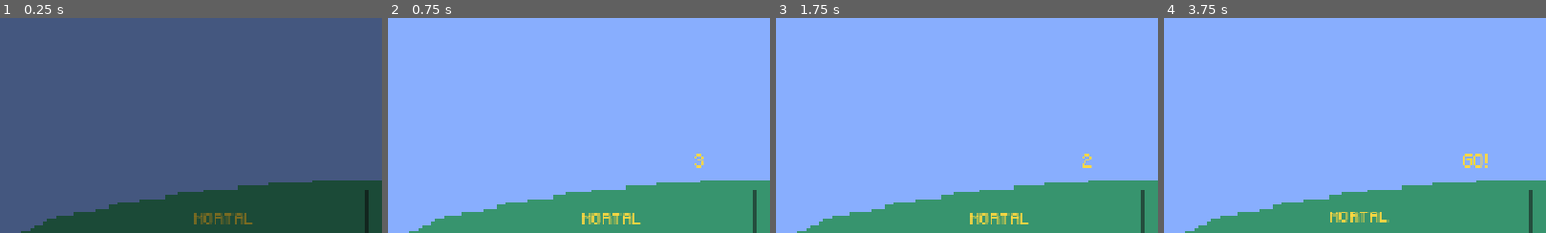
Above: before the commit, frames 1-4 (left to right).
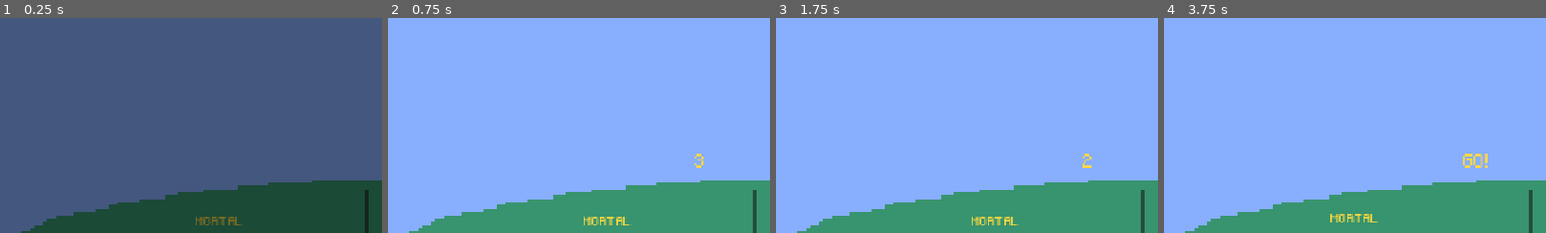
Above: after the commit, the same moments.

Repository: FraN-onLine/DOST2027
Game: Godot game, scene res://scenes/gods/apolaki/ApolakiArena.tscn
Same seed, same stepped clock (60 frames per second), same inputs: the game is played once before the commit and once after it. This scene is started directly instead of the project's main scene. The engine's default icon, where the game draws it, is replaced by a stand-in: a white triangle on a blue panel in a dark square.
Inputs (mouse positions are % of the whole screen's width and height, from its top left):
- Up to frame 1 (0.25 s): no input
- Up to frame 2 (0.75 s): tap Enter (ui_accept) at 0.5 s; move the mouse to (72, 45) at 0.52 s; press the mouse at (72, 45) at 0.53 s; hold D (move_right) from 0.53 s (still down)
- Up to frame 3 (1.75 s): tap Enter (ui_accept) at 0.77, 1.52 s; move the mouse to (30, 55) at 1.27 s; release D (move_right) at 1.28 s; release the mouse at (30, 55) at 1.28 s; hold S (move_down) from 1.28 s (still down); tap Space (advance_dialogue) at 1.35 s; click (30, 55) at 1.55 s
- Up to frame 4 (3.75 s): move the mouse to (60, 28) at 2.02 s; release S (move_down) at 2.03 s; press the mouse at (60, 28) at 2.03 s; hold D (move_right) 2.03-2.78 s; move the mouse to (45, 70) at 2.77 s; release the mouse at (45, 70) at 2.78 s; hold W (move_up) 2.78-3.53 s; tap Shift (dash) at 2.85 s; tap Enter (ui_accept) at 3.02 s; click (45, 70) at 3.05 s; move the mouse to (80, 65) at 3.52 s; hold A (move_left) from 3.53 s (still down); hold Right mouse button (defend) from 3.53 s (still down)
The pictures show only the part of the screen within x 9-59%, y 16-66%; the shares and areas given below are measured in that part.

The runs differ from the first frame. In frame 1, 0.5% of the frame differs, in the area x 50-67%, y 90-97%; in frame 2, 0.5%; in frame 3, 0.5%; in frame 4, 0.5%.

Commit message:
rrr

Diff:
--- a/dost-2027/UI/GodsArena/god_hud.gd
+++ b/dost-2027/UI/GodsArena/god_hud.gd
@@ -3,6 +3,8 @@
 # Arena HUD.
 # Top-left: the two stats - FAVOR and the GOD'S DUE voucher count - with the two
 # favor bars (E on the left, Q on the right) directly underneath them.
+# The two bars are TAPPABLE: a click on one fires the favor it holds, the same
+# as its key (skill_pressed carries that to the arena).
 # Also carries the trial clock, the event line, the banner and the end-of-trial
 # results panel, and a small note (top right) for the favors that keep something
 # of the mortal's somewhere else: Kabiyak's other half and Kamalig's granary.
@@ -10,12 +12,14 @@
 const COLOR_TIME_OK := Color(1, 1, 1, 1)
 const COLOR_TIME_LOW := Color(1, 0.4, 0.35, 1)
 
+signal skill_pressed(slot: int)   # one of the two favor bars was tapped
+
 @onready var god_label: Label = $StatsPanel/Margin/VBox/GodLabel
 @onready var game_label: Label = $StatsPanel/Margin/VBox/GameLabel
 @onready var favor_value: Label = $StatsPanel/Margin/VBox/StatsRow/FavorBox/FavorValue
 @onready var due_value: Label = $StatsPanel/Margin/VBox/StatsRow/DueBox/DueValue
-@onready var bar_e: PanelContainer = $StatsPanel/Margin/VBox/SkillRow/SkillBarE
-@onready var bar_q: PanelContainer = $StatsPanel/Margin/VBox/SkillRow/SkillBarQ
+@onready var bar_e: SkillBar = $StatsPanel/Margin/VBox/SkillRow/SkillBarE
+@onready var bar_q: SkillBar = $StatsPanel/Margin/VBox/SkillRow/SkillBarQ
 @onready var time_label: Label = $TrialPanel/Margin/VBox/TimeLabel
 @onready var trial_label: Label = $TrialPanel/Margin/VBox/TrialLabel
 @onready var event_label: Label = $EventLabel
@@ -35,9 +39,23 @@
 func _ready() -> void:
 	bar_e.setup("E")
 	bar_q.setup("Q")
+	bar_e.pressed.connect(_on_bar_pressed.bind(GodFavor.Slot.E))
+	bar_q.pressed.connect(_on_bar_pressed.bind(GodFavor.Slot.Q))
 	results_panel.visible = false
 	banner_label.visible = false
 	event_label.text = ""
+
+
+# A bar was tapped: the arena answers it exactly like its key would.
+func _on_bar_pressed(slot: int) -> void:
+	skill_pressed.emit(slot)
+
+
+# Was that click on one of the two favor bars? (The arena asks this before the
+# GUI ever sees the mouse - see Arena._input.)
+func hit_skill_bar(slot: int, point: Vector2) -> bool:
+	var bar: PanelContainer = bar_e if slot == GodFavor.Slot.E else bar_q
+	return bar != null and bar.handles(point)
 
 
 func bind(match_ref: GodMatch, god_ref: God) -> void:
@@ -120,7 +138,7 @@
 	favor_note.visible = not lines.is_empty()
 
 
-func _sync_bar(bar: PanelContainer, slot: int) -> void:
+func _sync_bar(bar: SkillBar, slot: int) -> void:
 	var favor := _match.skill_favor(slot)
 	if _bar_favor.get(bar, null) != favor:
 		_bar_favor[bar] = favor
--- a/dost-2027/UI/GodsArena/gods_due_menu.gd
+++ b/dost-2027/UI/GodsArena/gods_due_menu.gd
@@ -1,7 +1,8 @@
 extends Control
 
 # "God's Due" menu - press F in the arena to spend a voucher on one of the
-# hosting god's favors, then press 1 / 2 / 3 to pick which one.
+# hosting god's favors, then press 1 / 2 / 3 - or simply CLICK one of the rows -
+# to pick which one.
 # If a god intervenes between trials you get a free grant instead of a voucher.
 
 signal favor_chosen(favor: GodFavor, free_grants_left: int)
@@ -61,9 +62,9 @@
 	if mortal != null:
 		due = mortal.due
 	if _free_grants > 0:
-		due_label.text = "A GOD INTERVENES - ONE FAVOR IS FREE"
+		due_label.text = "A GOD INTERVENES - ONE FAVOR IS FREE  -  CLICK ONE (OR PRESS 1/2/3)"
 	else:
-		due_label.text = "GOD'S DUE VOUCHERS: %d" % due
+		due_label.text = "GOD'S DUE VOUCHERS: %d  -  CLICK ONE (OR PRESS 1/2/3)" % due
 
 	# Every opening rolls a fresh set. E/Q candidates stay eligible because
 	# selecting one replaces the currently owned skill in that slot.
@@ -166,7 +167,43 @@
 	box.add_child(cost)
 	margin.add_child(box)
 	panel.add_child(margin)
+	# The row is tappable: the panel takes the mouse (its contents stay
+	# see-through) and answers it the way its number key does. The border
+	# brightens under the mouse, so it reads as something you can press.
+	panel.mouse_filter = Control.MOUSE_FILTER_STOP
+	for child in [margin, box, head_row, icon, head, desc, cost]:
+		child.mouse_filter = Control.MOUSE_FILTER_IGNORE
+	panel.gui_input.connect(_on_row_input.bind(number - 1))
+	panel.mouse_entered.connect(_on_row_hover.bind(panel, style, style.border_color))
+	panel.mouse_exited.connect(_on_row_unhover.bind(panel, style, style.border_color))
 	return panel
+
+
+# A click on a row claims the favor it shows, exactly like its number key.
+func _on_row_input(index: int, event: InputEvent) -> void:
+	if not visible:
+		return
+	if not (event is InputEventMouseButton):
+		return
+	if event.button_index != MOUSE_BUTTON_LEFT or not event.pressed:
+		return
+	var viewport := get_viewport()
+	if viewport != null:
+		viewport.set_input_as_handled()
+	_choose(index)
+
+
+# Hover affordance: the row's border brightens while the mouse is on it. The
+# base colour is carried in, so a row that is hovered over and over keeps the
+# exact colour it was drawn with.
+func _on_row_hover(panel: PanelContainer, style: StyleBoxFlat, base: Color) -> void:
+	style.border_color = base.lightened(0.4)
+	panel.queue_redraw()
+
+
+func _on_row_unhover(panel: PanelContainer, style: StyleBoxFlat, base: Color) -> void:
+	style.border_color = base
+	panel.queue_redraw()
 
 
 func _choose(index: int) -> void:
--- a/dost-2027/UI/GodsArena/gods_due_menu.tscn
+++ b/dost-2027/UI/GodsArena/gods_due_menu.tscn
@@ -100,6 +100,6 @@
 theme_override_colors/font_color = Color(0.6, 0.65, 0.75, 1)
 theme_override_fonts/font = ExtResource("2_font")
 theme_override_font_sizes/font_size = 10
-text = "1 / 2 / 3  CHOOSE          F  CLOSE"
+text = "CLICK A ROW / 1 / 2 / 3  CHOOSE          F  CLOSE"
 horizontal_alignment = 1
 autowrap_mode = 3
--- a/dost-2027/UI/GodsArena/skill_bar.gd
+++ b/dost-2027/UI/GodsArena/skill_bar.gd
@@ -1,9 +1,17 @@
+class_name SkillBar
 extends PanelContainer
 
 # One FAVOR skill slot - the E bar on the left, the Q bar on the right.
 #   no favor bound to the slot -> the bar stays blank
 #   favor ready to use         -> the bar is full
 #   favor on cooldown          -> the bar slowly refills
+#
+# The bar is TAPPABLE: a click on it is the same as pressing its key (the arena
+# answers it, see Arena._input and god_hud's skill_pressed signal). It also
+# answers hit tests (`handles`) so the paths that claim the mouse before the GUI
+# ever sees it can ask "was that click on me?".
+
+signal pressed
 
 const COLOR_READY := Color(1, 1, 1, 1)
 const COLOR_COOLING := Color(1, 1, 1, 0.6)
@@ -17,10 +25,55 @@
 
 var _ratio := 0.0
 var _remaining := 0.0
+var _hovering := false
+var _border_color := Color(0.28, 0.32, 0.44, 1)
 
 
 func _ready() -> void:
+	# Each bar gets its own copy of the authored stylebox: the authored one is
+	# shared by every instance of the scene, and the hover tint below would
+	# otherwise brighten one bar's border on all of them.
+	var authored := get_theme_stylebox("panel")
+	if authored is StyleBoxFlat:
+		add_theme_stylebox_override("panel", authored.duplicate())
+		_border_color = (authored as StyleBoxFlat).border_color
 	set_favor(null)
+	# A tap target: the panel itself takes the mouse, its contents stay see-through.
+	mouse_filter = Control.MOUSE_FILTER_STOP
+	gui_input.connect(_on_gui_input)
+	mouse_entered.connect(_on_mouse_entered)
+	mouse_exited.connect(_on_mouse_exited)
+
+
+# Was that click (in screen coordinates) on this bar?
+func handles(point: Vector2) -> bool:
+	return is_visible_in_tree() and get_global_rect().has_point(point)
+
+
+func _on_gui_input(event: InputEvent) -> void:
+	if not (event is InputEventMouseButton):
+		return
+	if event.button_index != MOUSE_BUTTON_LEFT or not event.pressed:
+		return
+	pressed.emit()
+
+
+func _on_mouse_entered() -> void:
+	_hovering = true
+	_refresh_border()
+
+
+func _on_mouse_exited() -> void:
+	_hovering = false
+	_refresh_border()
+
+
+# The border brightens under the mouse, so the bar reads as something you can
+# press - the same affordance the God's Due rows get.
+func _refresh_border() -> void:
+	var style := get_theme_stylebox("panel")
+	if style is StyleBoxFlat:
+		style.border_color = _border_color.lightened(0.45 if _hovering else 0.0)
 
 
 # Call once so the bar knows which key it stands for.
@@ -41,7 +94,9 @@
 		fill.color = favor.color
 		_ratio = 1.0
 		_remaining = 0.0
+		_border_color = favor.color
 	_refresh_text()
+	_refresh_border()
 
 
 # ratio: 1.0 = ready, 0.0 = just used. remaining: seconds of cooldown left.
--- a/dost-2027/scenes/gods/common/Mortal.tscn
+++ b/dost-2027/scenes/gods/common/Mortal.tscn
@@ -167,10 +167,11 @@
 metadata/_edit_lock_ = true
 
 [node name="NameTag" type="Label" parent="." unique_id=345467521]
-offset_left = -55.0
-offset_top = -51.0
-offset_right = 65.0
-offset_bottom = -33.0
+offset_left = -47.000004
+offset_top = -48.000004
+offset_right = 73.0
+offset_bottom = -30.000004
+scale = Vector2(0.80199254, 0.77494526)
 theme_override_colors/font_color = Color(1, 0.95, 0.8, 0.85)
 theme_override_fonts/font = ExtResource("3_font")
 theme_override_font_sizes/font_size = 10
--- a/dost-2027/scripts/Game.gd
+++ b/dost-2027/scripts/Game.gd
@@ -232,6 +232,11 @@
 	var arena_hud = arena.get("hud")
 	if arena_hud != null:
 		arena_hud.set_trial(trial_index + 1, trial_order.size())
+	# The shell's two favor bars are the ones on screen in an embedded run, so
+	# they answer a click the way E and Q do - the arena claims the tap before
+	# its world-attack handlers can see the mouse.
+	arena.register_tap_panel(GodFavor.Slot.E, e_bar)
+	arena.register_tap_panel(GodFavor.Slot.Q, q_bar)
 	if not run_snapshot.is_empty():
 		rules.apply_snapshot(run_snapshot)
 	_refresh_local_stats()
--- a/dost-2027/scripts/gods/apolaki/apolaki_arena.gd
+++ b/dost-2027/scripts/gods/apolaki/apolaki_arena.gd
@@ -156,6 +156,9 @@
 
 
 func _input(event: InputEvent) -> void:
+	# A click on one of the favor panels is the HUD's answer, not a swing.
+	if super._tap_panel_click(event):
+		return
 	# ATTACK / DEFEND are mouse buttons, so they have to be caught before the GUI
 	# consumes them (Mayari and Tala read their attack the same way). Only during
 	# PLAYING: a dialogue, the God's Due menu or the countdown keep the mortal
--- a/dost-2027/scripts/gods/common/arena.gd
+++ b/dost-2027/scripts/gods/common/arena.gd
@@ -73,6 +73,13 @@
 #                            dash_enabled (Langit Lupa); SPACE is also
 #                            advance_dialogue, so it only dashes during play.
 #
+# The two favor panels are tappable as well as keyed: anyone (the arena's own
+# HUD, or the shell's bars in an embedded run) hands them to the arena with
+# register_tap_panel(), and Arena._input answers a click on one of them the way
+# its key would. The click has to be claimed there - before the GUI ever sees
+# it - because the arenas above read their attack from _input, which runs first
+# and would otherwise treat a tap on a panel as an attack on the world.
+#
 # Solo: this scene simulates everything.
 # Multiplayer: the HOST is authoritative and is the only clock. It broadcasts
 # the round - phase, seconds, the arena's own state at 10 Hz and FAVOR snapshots
@@ -272,6 +279,9 @@
 
 	hud = HUD_SCENE.instantiate()
 	ui_layer.add_child(hud)
+	hud.skill_pressed.connect(_use_skill)
+	register_tap_panel(GodFavor.Slot.E, hud.bar_e)
+	register_tap_panel(GodFavor.Slot.Q, hud.bar_q)
 	if embedded:
 		hud.get_node("StatsPanel").visible = false
 		hud.get_node("TrialPanel").visible = false
@@ -1880,6 +1890,53 @@
 	material.set_shader_parameter("radius", _blind_radius)
 
 
+# --- TAPPABLE FAVOR PANELS ---------------------------------------------------
+# Panels that answer a click the way the slot's key does: the arena's own HUD
+# registers its two bars, and an embedded run's shell registers its own (they
+# are the ones on screen then). One panel per slot; the last registration wins,
+# which is exactly right - the shell's bars replace the HUD's hidden ones.
+
+var _tap_panels: Dictionary = {}   # slot -> Control
+
+
+func register_tap_panel(slot: int, panel: Control) -> void:
+	if panel != null:
+		_tap_panels[slot] = panel
+	else:
+		_tap_panels.erase(slot)
+
+
+func tap_panel(slot: int) -> Control:
+	return _tap_panels.get(slot, null)
+
+
+func _tap_panel_at(slot: int, point: Vector2) -> bool:
+	var panel: Control = tap_panel(slot)
+	return panel != null and is_instance_valid(panel) and panel.is_visible_in_tree() \
+		and panel.get_global_rect().has_point(point)
+
+
+func _tap_panel_click(event: InputEvent) -> bool:
+	# A click on one of the favor panels is the panel's business, never the
+	# world's attack. Every arena's own _input calls this first and stops when
+	# it answers: during play only, exactly like the keyboard path, and the
+	# click is marked handled so nothing downstream reads it either.
+	if not (event is InputEventMouseButton) or not event.pressed:
+		return false
+	if event.button_index != MOUSE_BUTTON_LEFT:
+		return false
+	if _phase != Phase.PLAYING or dialogue.is_active() or due_menu.is_open():
+		return false
+	for slot in _tap_panels.keys():
+		if _tap_panel_at(int(slot), event.position):
+			_use_skill(int(slot))
+			var viewport := get_viewport()
+			if viewport != null:
+				viewport.set_input_as_handled()
+			return true
+	return false
+
+
 func _unhandled_input(event: InputEvent) -> void:
 	# Keep the viewport handy: some branches below switch/restart the scene and
 	# this node (and get_viewport()) would be gone by the time we mark the event.
--- a/dost-2027/scripts/gods/hanan/hanan_arena.gd
+++ b/dost-2027/scripts/gods/hanan/hanan_arena.gd
@@ -197,6 +197,9 @@
 # draws a full-screen Control over the arena and a GUI mouse event would never
 # reach us otherwise - the same reason Apolaki reads his buttons here.
 func _input(event: InputEvent) -> void:
+	# A click on one of the favor panels is the HUD's answer, not a rise.
+	if super._tap_panel_click(event):
+		return
 	if not (event is InputEventMouseButton):
 		return
 	if event.is_action_pressed("attack"):
--- a/dost-2027/scripts/gods/mayari/mayari_arena.gd
+++ b/dost-2027/scripts/gods/mayari/mayari_arena.gd
@@ -299,6 +299,9 @@
 
 
 func _input(event: InputEvent) -> void:
+	# A click on one of the favor panels is the HUD's answer, not a shockwave.
+	if super._tap_panel_click(event):
+		return
 	if event is InputEventMouseButton and event.pressed and event.button_index == MOUSE_BUTTON_LEFT:
 		if _phase != Phase.PLAYING or player.locked or dialogue.is_active() or due_menu.is_open():
 			return
--- a/dost-2027/scripts/gods/tala/tala_arena.gd
+++ b/dost-2027/scripts/gods/tala/tala_arena.gd
@@ -183,6 +183,9 @@
 
 
 func _input(event: InputEvent) -> void:
+	# A click on one of the favor panels is the HUD's answer, not a throw.
+	if super._tap_panel_click(event):
+		return
 	if not (event is InputEventMouseButton) or not event.pressed or event.button_index != MOUSE_BUTTON_LEFT:
 		return
 	if _phase != Phase.PLAYING or player.locked or dialogue.is_active() or due_menu.is_open():
--- a/dost-2027/tools/apolaki_check.gd
+++ b/dost-2027/tools/apolaki_check.gd
@@ -309,6 +309,40 @@
 	_arena.lose_favor(50, "shield test", _arena._my_id)
 	_check(_arena.rules.local().favor == shielded_before, "The Unmoving prevents FAVOR loss")
 
+	# --- THE TWO FAVOR PANELS ARE TAPPABLE -------------------------------------
+	# A click on the Q panel is the same as pressing its key: claimed before the
+	# duel's own mouse buttons could read it as an attack. The arena scenes are
+	# authored embedded (the shell owns these panels in a real run), so the stats
+	# panel is put back on screen here to exercise the arena's own bars.
+	_arena.hud.get_node("StatsPanel").visible = true
+	await _frames(2)  # let the panel lay its rows out before any rect is trusted
+	# The panel's own click answer (the GUI path: bar -> HUD -> arena).
+	var tap := InputEventMouseButton.new()
+	tap.button_index = MOUSE_BUTTON_LEFT
+	tap.pressed = true
+	_arena.rules.local().cooldowns.clear()
+	_arena.hud.bar_q.gui_input.emit(tap)
+	_check(_arena.rules.local().cooldown_left(&"the_unmoving") > 0.0,
+		"the Q panel's own click answer fires its favor")
+	# The preemption path: the duel's mouse buttons run before the GUI, so a
+	# click on the panel is claimed there - never read as an attack.
+	_arena._swinging = false
+	_arena.rules.local().cooldowns.clear()
+	var panel_click := InputEventMouseButton.new()
+	panel_click.button_index = MOUSE_BUTTON_LEFT
+	panel_click.pressed = true
+	panel_click.position = _arena.hud.bar_q.get_global_rect().get_center()
+	_check(_arena._tap_panel_click(panel_click), "a click on the Q panel is claimed by the panel")
+	_check(_arena.rules.local().cooldown_left(&"the_unmoving") > 0.0, "the tap fires that favor")
+	_check(not _arena._swinging, "and it is not read as a swing")
+	# A click anywhere else is the duel's business.
+	var world_click := InputEventMouseButton.new()
+	world_click.button_index = MOUSE_BUTTON_LEFT
+	world_click.pressed = true
+	world_click.position = _arena.player.global_position
+	_arena._input(world_click)
+	_check(_arena._swinging, "a click in the world still starts the duel's swing")
+
 	_arena._sun_patches[_arena._my_id] = [1.0]
 	_arena._refresh_sun_patches()
 	var visible_patches := 0
--- a/dost-2027/tools/options_check.gd
+++ b/dost-2027/tools/options_check.gd
@@ -108,6 +108,22 @@
 	await _frames(2)
 	due._unhandled_input(_key(KEY_2))
 	_check(_picked.size() == 1, "pressing 2 in the God's Due menu picks a favor")
+
+	# --- the same favor, claimed with the mouse ---------------------------------
+	_picked.clear()
+	due.open(Gods.mayari(), rules, 1, true)
+	await _frames(2)
+	var rows_box: VBoxContainer = due.get_node("SidePanel/Margin/VBox/Rows")
+	var first_row: Control = rows_box.get_child(0) as Control
+	var click := InputEventMouseButton.new()
+	click.button_index = MOUSE_BUTTON_LEFT
+	click.pressed = true
+	if first_row != null:
+		click.position = first_row.get_global_rect().get_center()
+		first_row.gui_input.emit(click)
+	_check(_picked.size() == 1, "clicking a row in the God's Due menu claims its favor")
+	_check(first_row != null and first_row.mouse_filter == Control.MOUSE_FILTER_STOP,
+		"and the rows are tap targets")
 	due.queue_free()
 	_finish(settings)
 
--- a/dost-2027/tools/trial_check.gd
+++ b/dost-2027/tools/trial_check.gd
@@ -305,6 +305,31 @@
 	print("knockback moved the mortal %.1f px (bounds %s)" % [
 		shoved_from.distance_to(arena.player.global_position), str(arena.player.bounds)])
 
+	# --- the favor panels are tappable, not just keyed --------------------------
+	# The shell's two bars are the ones on screen in an embedded run, so a click
+	# on one of them is the same as pressing its key - and a click anywhere else
+	# stays the world's business.
+	arena.rules.bestow_favor(arena.god.get_favor(&"siblings_compromise"))
+	await _frames(2)
+	var bar_click := InputEventMouseButton.new()
+	bar_click.button_index = MOUSE_BUTTON_LEFT
+	bar_click.pressed = true
+	bar_click.position = _shell.q_bar.get_global_rect().get_center()
+	var claimed: bool = arena._tap_panel_click(bar_click)
+	print("favor panel tap: claimed=%s | Q cooldown left=%.1fs | shell bar rect=%s" % [
+		str(claimed), arena.rules.local().cooldown_left(&"siblings_compromise"),
+		str(_shell.q_bar.get_global_rect())])
+	if not claimed:
+		printerr("trial_check: a click on the shell's Q bar must fire its favor")
+	if arena.rules.local().cooldown_left(&"siblings_compromise") <= 0.0:
+		printerr("trial_check: tapping the bar must put that favor on its cooldown")
+	var world_click := InputEventMouseButton.new()
+	world_click.button_index = MOUSE_BUTTON_LEFT
+	world_click.pressed = true
+	world_click.position = arena.player.global_position
+	if arena._tap_panel_click(world_click):
+		printerr("trial_check: a click in the world must not fire a favor")
+
 	# A gain pops in the light yellow: big changes at once, small ones gathered
 	# over the popup_flush window (a lit zone pays many times a second, so one
 	# popup per credit would be unreadable).
